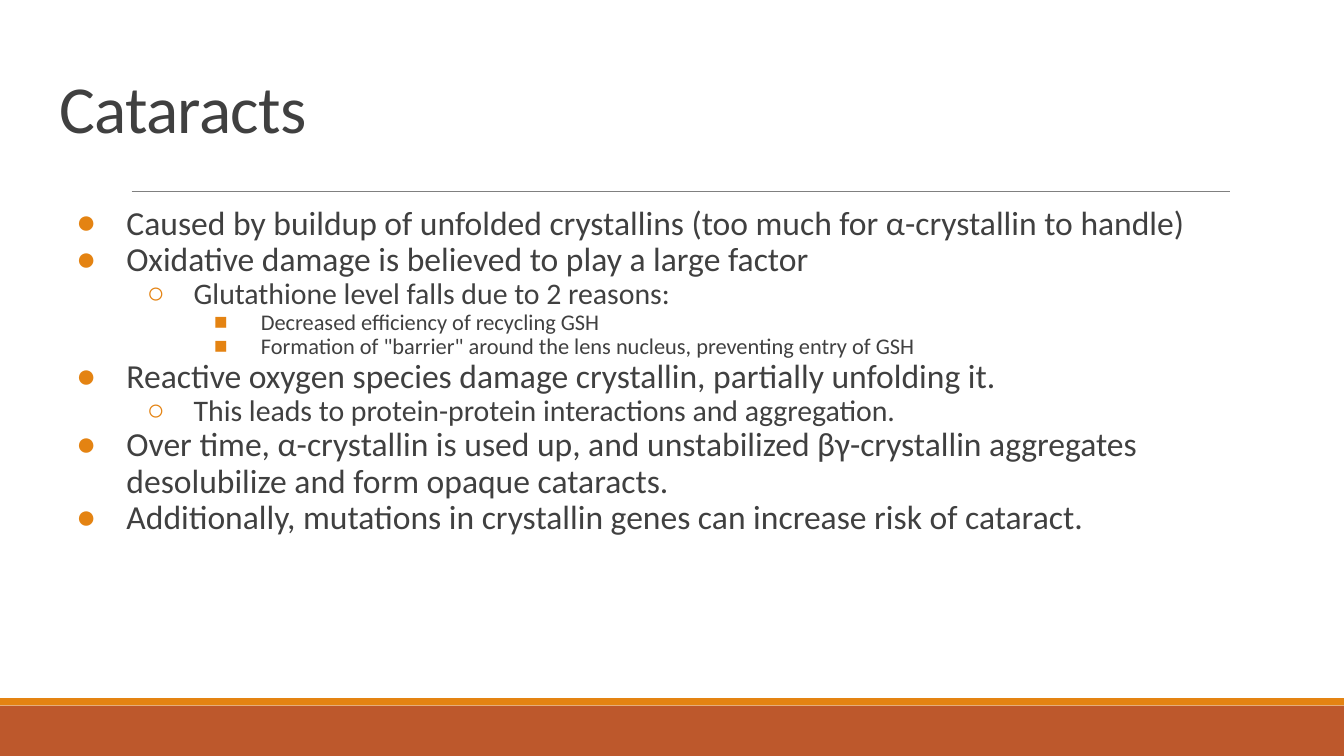
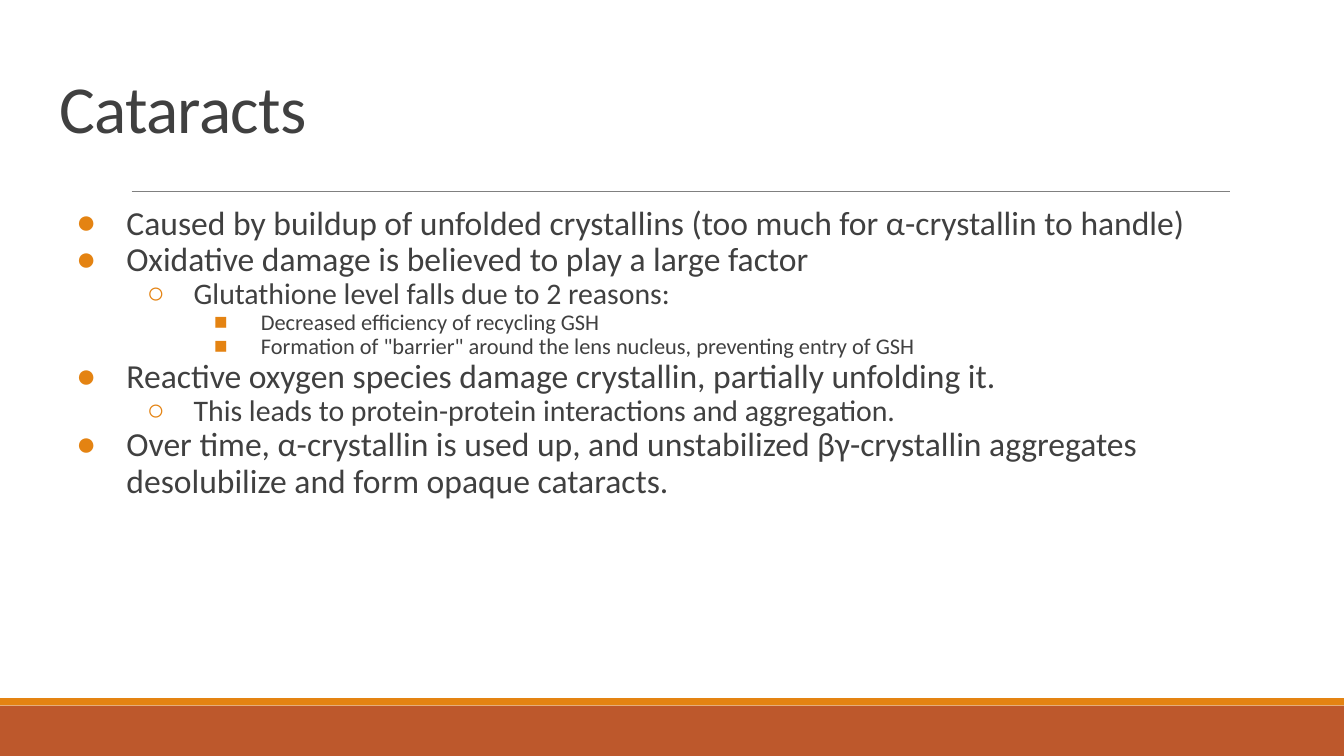
Before and after one commit to dyaom/REHS-2019, a slide deck: slide 4 of Cataract.pptx. Drawn at 1344x756 pixels with LibreOffice and Linux fonts; fonts in the diff are those of the drawing. Boxes give left, top, right and bottom in pixels: in the first picture for what was removed or moved away, otherwise in the second. Text is boxed around its words. In the diff, an @@ line names an element or a change of style, - is before the commit and + after.

```diff
--- a/Cataract.pptx
+++ b/Cataract.pptx
@@ text at (x1=126, y1=505, x2=1083, y2=535): paragraph removed @@
-● Additionally, mutations in crystallin genes can increase risk of cataract.
```
Also in this commit, not shown: 2 slides added, 1 other file.
